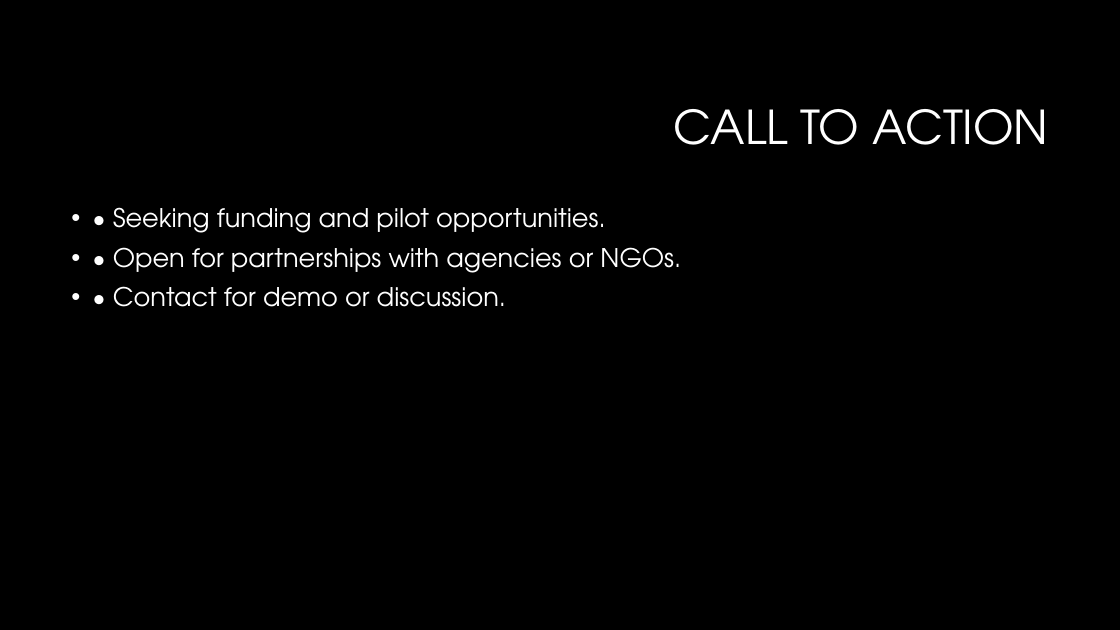
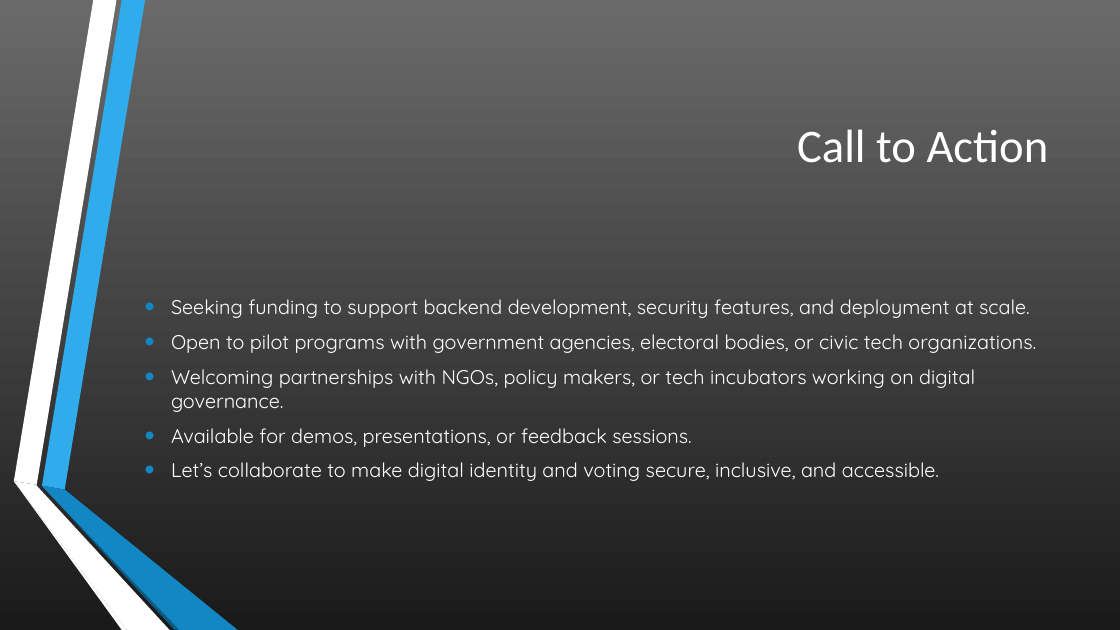
Before and after one commit to Ainfiniti01/NatioID, a slide deck: slide 12 of NatioID – National Digital Identity & Voting Platform.pptx. Drawn at 1120x630 pixels with LibreOffice and Linux fonts; fonts in the diff are those of the drawing; background and template pictures are left out. Boxes give left, top, right and bottom in pixels: in the first picture for what was removed or moved away, otherwise in the second. Text is boxed around its words. In the diff, an @@ line names an element or a change of style, - is before the commit and + after.

```diff
--- a/NatioID – National Digital Identity & Voting Platform.pptx
+++ b/NatioID – National Digital Identity & Voting Platform.pptx
@@ background #000000 to gradient #6B6B6B to #1B1B1B @@
@@ title at box(797, 129, 1049, 163): text changed; font TeX Gyre Adventor to Calibri @@
-CALL TO ACTION
+Call to Action
@@ text "Seeking funding to support backend ..." at box(171, 299, 1036, 481): vertical alignment top to middle @@
@@ text at box(171, 299, 1036, 481): text changed; size 22 to 17 pt; font TeX Gyre Adventor to Quicksand @@
-• • Seeking funding and pilot opportunities.
-• • Open for partnerships with agencies or NGOs.
-• • Contact for demo or discussion.
+• Seeking funding to support backend development, security features, and deployment at scale.
+• Open to pilot programs with government agencies, electoral bodies, or civic tech organizations.
+• Welcoming partnerships with NGOs, policy makers, or tech incubators working on digital governance.
+• Available for demos, presentations, or feedback sessions.
+• Let’s collaborate to make digital identity and voting secure, inclusive, and accessible.
@@ group added at box(13, 0, 238, 630): 6 freeform shapes @@
```
Also in this commit, not shown: 12 other slides changed, 3 slides added, 4 other files.
